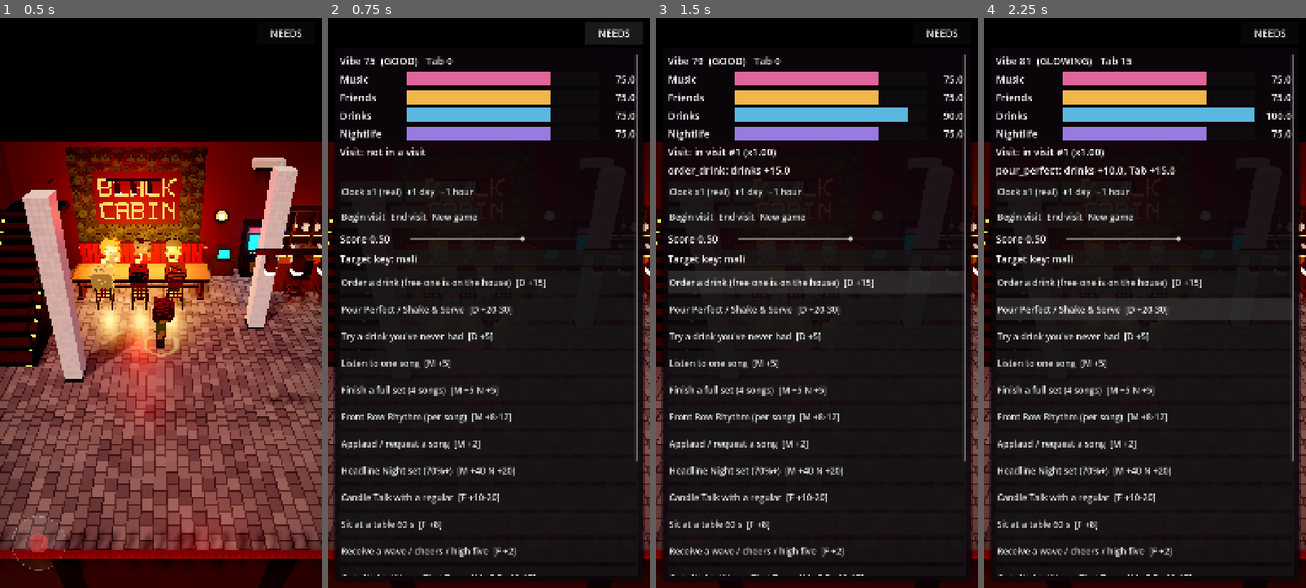
Above: before the commit, frames 1-4 (left to right).
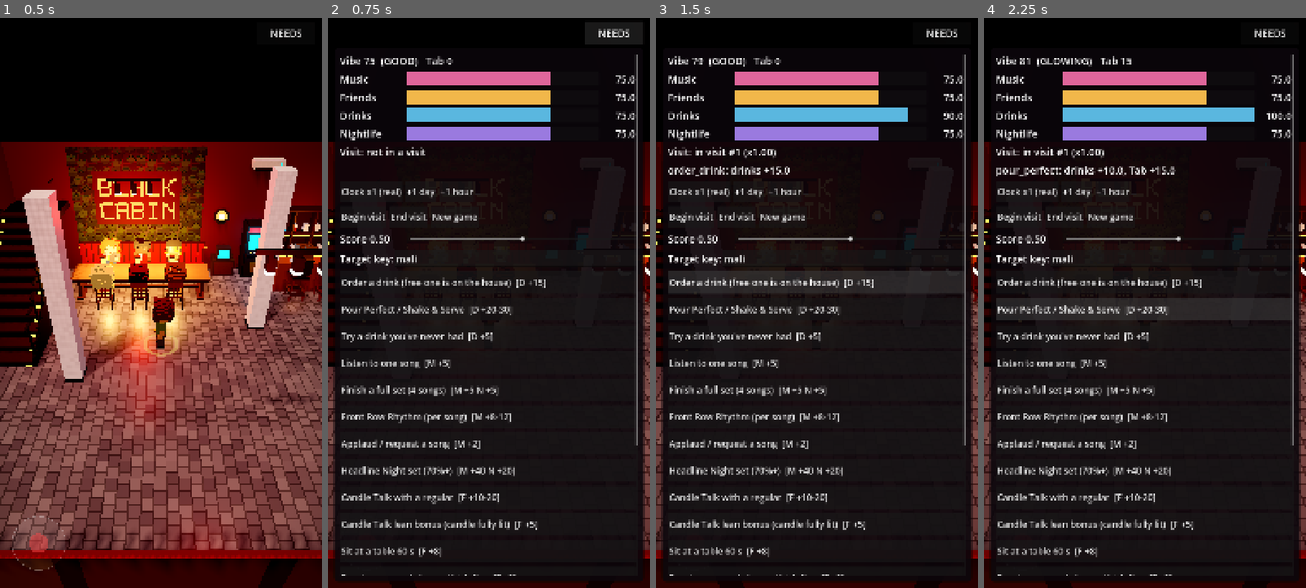
Above: after the commit, the same moments.

Repository: Talos91/bc-tamagotchi
Game: Godot game, scene res://scenes/main.tscn
Same seed, same stepped clock (60 frames per second), same inputs: the game is played once before the commit and once after it.
Inputs:
- Up to frame 1 (0.5 s): no input
- Up to frame 2 (0.75 s): click "NEEDS" at 0.5 s
- Up to frame 3 (1.5 s): click "Order a drink (free one is on…" at 1.25 s
- Up to frame 4 (2.25 s): click "Pour Perfect / Shake & Serve …" at 2 s

Frame 1 is identical in both runs. In frame 2, 1.0% of the frame differs, in the area x 4-97%, y 75-98%; in frame 3, 1.0%; in frame 4, 1.0%.

Commit message:
Rules: soft floor 0.3, Welcome Back replaces the daily multiplier, Candle Talk lean bonus (+5 Friends), tests
Co-Authored-By: Claude Sonnet 5.5 <noreply@anthropic.com>

Diff:
--- a/game/scripts/minigames/result_card.gd
+++ b/game/scripts/minigames/result_card.gd
@@ -15,6 +15,7 @@
 const BEST_KEY := "minigame_best"  # Needs.ext[BEST_KEY][game_id] = best points (0..100)
 const HEARTS_KEY := "hearts"  # Needs.ext[HEARTS_KEY][regular_id] = 0..MAX_HEARTS (DECISIONS: hearts 0-3)
 const MAX_HEARTS := 3
+const LEAN_ACTION := "candle_talk_lean"  # Rules.ACTIONS key for the extra.lean bonus
 const GAIN_EPSILON := 0.05
 
 var needs: Node
@@ -57,6 +58,13 @@
 	var applied := {"ok": false, "reason": "no_needs", "gains": {}, "tab": 0.0}
 	if n != null:
 		applied = n.apply_action(str(result.get("action_id", "")), float(result.get("score", 0.0)), str(result.get("key", "")))
+		# Candle Talk lean bonus (DECISIONS (k)): a fully lit candle also earns candle_talk_lean, shown as one gain.
+		if applied.get("ok", false) and bool(result.get("extra", {}).get("lean", false)):
+			var lean: Dictionary = n.apply_action(LEAN_ACTION, 1.0, str(result.get("key", "")))
+			if lean.get("ok", false):
+				for m in lean["gains"]:
+					applied["gains"][m] = float(applied["gains"].get(m, 0.0)) + float(lean["gains"][m])
+				applied["tab"] = float(applied.get("tab", 0.0)) + float(lean.get("tab", 0.0))
 	var total := 0.0
 	for m in applied.get("gains", {}):
 		total += float(applied["gains"][m])
--- a/game/scripts/needs.gd
+++ b/game/scripts/needs.gd
@@ -294,7 +294,7 @@
 		if cap_left <= 0.0:
 			return {"ok": false, "reason": "cap_reached", "gains": {}, "tab": 0.0}
 	var s := clampf(score, 0.0, 1.0)
-	var mult := current_daily_mult() * (Rules.WELCOME_BACK_GAIN_MULT if welcome_active() else 1.0)
+	var mult := Rules.gain_mult(maxi(visits_today, 1), welcome_active())
 	var gains := {}
 	var overflow := 0.0
 	var used := 0.0
--- a/game/scripts/rules.gd
+++ b/game/scripts/rules.gd
@@ -12,7 +12,7 @@
 
 const METER_MAX := 100.0  # §2.1 "float 0-100"
 const METER_MIN := 0.0
-const START_VALUE := 75.0  # not in GDD: a new character starts "Good" (Vibe 50-79) on day one
+const START_VALUE := 75.0  # GDD §2.1 (start value line); 06-stakes §2 assumes it ("meters 75", Gone at 21.0 days)
 
 ## Points lost per REAL hour (§2.1 table). Full to empty is 100 / rate: 7.6, 8.3, 6.0, 9.3 days.
 const DECAY_PER_HOUR := {
@@ -23,8 +23,9 @@
 }
 
 ## §2.1 soft floor: below SOFT_FLOOR_BELOW, decay is multiplied by SOFT_FLOOR_FACTOR.
+## Factor 0.3 (was 0.5): DECISIONS "Orchestrator calls after wave 2" (a), so the 6-9 day empty window in §2 holds.
 const SOFT_FLOOR_BELOW := 30.0
-const SOFT_FLOOR_FACTOR := 0.5
+const SOFT_FLOOR_FACTOR := 0.3
 
 ## §2.1 personality modifier: lowers one meter's decay by 10%.
 const PERSONALITY_DECAY_MULT := 0.9
@@ -76,7 +77,9 @@
 # --- Welcome Back (GDD §2.5) ---------------------------------------------------------------------
 const WELCOME_BACK_VIBE_BELOW := 25.0  # first visit after Vibe has been below 25...
 const WELCOME_BACK_AWAY_DAYS := 7.0  # ...or after 7+ days away
-const WELCOME_BACK_GAIN_MULT := 2.0  # all gains doubled
+## All gains doubled. REPLACES the daily visit multiplier while active, never stacks with it
+## (DECISIONS "Orchestrator calls after wave 2" (b)); see Needs.apply_action.
+const WELCOME_BACK_GAIN_MULT := 2.0
 const WELCOME_BACK_MINUTES := 15.0  # for 15 minutes
 
 # --- Notifications (GDD §2.6), consumed by a later session ---------------------------------------
@@ -97,6 +100,7 @@
 ## cap_per_visit: max base points of this action per visit ("Capped at +N per visit").
 ## once_per_visit: only the first call per visit counts ("First time ... each visit").
 ## daily_once: needs a key (e.g. the regular's id); one gain per key per day ("once per regular per day").
+## Source of each base value: GDD §2.3, except candle_talk_lean (DECISIONS (k); 03-cast §3.1).
 const ACTIONS := {
 	"order_drink": {"label": "Order a drink (free one is on the house)", "zone": "Bar", "gains": {"drinks": 15.0}},
 	"pour_perfect": {"label": "Pour Perfect / Shake & Serve", "zone": "Bar", "gains": {"drinks": [20.0, 30.0]}},
@@ -107,6 +111,9 @@
 	"applaud": {"label": "Applaud / request a song", "zone": "Stage", "gains": {"music": 2.0}, "cap_per_visit": 6.0},
 	"headline_set": {"label": "Headline Night set (70%+)", "zone": "Stage", "gains": {"music": 40.0, "nightlife": 20.0}},
 	"candle_talk": {"label": "Candle Talk with a regular", "zone": "Candle Floor", "gains": {"friends": [10.0, 20.0]}, "daily_once": true},
+	## Bonus on a good Candle Talk (result extra.lean, candle fully lit). The talk itself is already once per
+	## regular per day, so this fires at most as often. DECISIONS (k) approves +5; 03-cast §3.1 proposed it.
+	"candle_talk_lean": {"label": "Candle Talk lean bonus (candle fully lit)", "zone": "Candle Floor", "gains": {"friends": 5.0}},
 	"sit_with": {"label": "Sit at a table 60 s", "zone": "Any table", "gains": {"friends": 8.0}, "daily_once": true},
 	"social_verb": {"label": "Receive a wave / cheers / high five", "zone": "Any", "gains": {"friends": 2.0}, "cap_per_visit": 10.0},
 	"quiz_night": {"label": "Quiz Night / Name That Tune", "zone": "Long Table", "gains": {"music": 5.0, "friends": [10.0, 15.0]}},
@@ -134,6 +141,11 @@
 	return r
 
 
+## Gain multiplier for an action: Welcome Back x2 replaces the daily visit multiplier, never stacks (DECISIONS (b)).
+static func gain_mult(visit_number: int, welcome: bool) -> float:
+	return WELCOME_BACK_GAIN_MULT if welcome else daily_mult(visit_number)
+
+
 ## Daily visit multiplier for the n-th visit (1-based) of a day (§2.4).
 static func daily_mult(visit_number: int) -> float:
 	return DAILY_VISIT_MULT[clampi(visit_number - 1, 0, DAILY_VISIT_MULT.size() - 1)]
--- a/game/tests/test_minigames.gd
+++ b/game/tests/test_minigames.gd
@@ -469,6 +469,26 @@
 	card3.free()
 	n3.free()
 
+	# Lean bonus: extra.lean adds candle_talk_lean (+5 Friends) on top of the talk, and only then.
+	var n5 := fresh_needs()
+	n5.meters["friends"] = 30.0
+	var card5: Control = CardScript.new()
+	card5.needs = n5
+	var plain := {"game_id": "candle_talk", "action_id": "candle_talk", "key": "tong", "score": 1.0, "points": 100, "tier": 2, "extra": {"regular": "tong", "lean": false}}
+	var p1: Dictionary = card5.apply(plain)
+	check(absf(p1["gains"]["friends"] - 20.0) < 1e-6, "no lean flag: Friends +20 only (%s)" % [p1["gains"]])
+	var leaned := plain.duplicate(true)
+	leaned["key"] = "ploy"
+	leaned["extra"] = {"regular": "ploy", "lean": true}
+	var l1: Dictionary = card5.apply(leaned)
+	# Same visit: visit points 20 -> talk +20 lands in full (to 40), lean +5 lands at 50% (tier 2) = 22.5.
+	check(absf(l1["gains"]["friends"] - 22.5) < 1e-6, "lean flag: talk 20 + bonus 2.5 after diminishing (%s)" % [l1["gains"]])
+	check(absf(n5.meters["friends"] - (30.0 + p1["gains"]["friends"] + l1["gains"]["friends"])) < 1e-6, "shown gain equals what Needs applied")
+	var l2: Dictionary = card5.apply(leaned)
+	check(not l2["ok"], "lean cannot be farmed: same regular again earns nothing")
+	card5.free()
+	n5.free()
+
 	# Unknown action: no crash, no gain.
 	var n4 := fresh_needs()
 	var card4: Control = CardScript.new()
--- a/game/tests/test_needs.gd
+++ b/game/tests/test_needs.gd
@@ -27,6 +27,9 @@
 	test_vibe_states()
 	test_save_roundtrip()
 	test_welcome_back()
+	test_welcome_back_replaces_daily()
+	test_candle_talk_lean()
+	test_start_value()
 	test_debug_clock()
 	print("")
 	print("%d checks, %d failed" % [checks, failures])
@@ -90,9 +93,18 @@
 		var lost: float = Rules.DECAY_PER_HOUR[m] * 168.0
 		check(near(lost, gdd_week[m], 1.0), "%s weekly decay %.1f vs GDD %.0f" % [m, lost, gdd_week[m]])
 	check(Rules.DECAY_PER_HOUR["drinks"] * 168.0 > 100.0, "drinks should bottom out within a week")
-	# Soft floor: halved below 30
-	check(near(NeedsScript.decay_value(30.0, 10.0, 1.0), 25.0, 0.001), "soft floor halves decay below 30")
-	check(near(NeedsScript.decay_value(35.0, 10.0, 1.0), 35.0 - 5.0 - 2.5, 0.001), "decay crossing 30 is split")
+	# Soft floor: x0.3 below 30 (DECISIONS: Orchestrator calls after wave 2, (a))
+	check(Rules.SOFT_FLOOR_FACTOR == 0.3, "soft floor factor is 0.3")
+	check(near(NeedsScript.decay_value(30.0, 10.0, 1.0), 27.0, 0.001), "soft floor cuts decay to 30% below 30")
+	check(near(NeedsScript.decay_value(35.0, 10.0, 1.0), 35.0 - 5.0 - 1.5, 0.001), "decay crossing 30 is split")
+	# The floor keeps the empty window in the GDD's 6-9 day band even for the fastest meter: Drinks 100 -> 0.
+	var h := 0.0
+	var dv := 100.0
+	while dv > 0.0 and h < 24.0 * 40.0:
+		dv = NeedsScript.decay_value(dv, 1.0, Rules.DECAY_PER_HOUR["drinks"], true)
+		h += 1.0
+	print("  drinks 100 -> 0 with the soft floor: %.1f days" % (h / 24.0))
+	check(h / 24.0 > 6.0 and h / 24.0 < 16.0, "drinks empties in a bounded window with the floor (%.1f days)" % (h / 24.0))
 	check(NeedsScript.decay_value(1.0, 1000.0, 1.0) == 0.0, "meters never go below 0")
 	# Personality modifier: -10% on one meter
 	check(near(Rules.decay_rate("nightlife", "night_owl"), 0.45 * 0.9, 1e-6), "night_owl lowers nightlife decay 10%")
@@ -315,6 +327,47 @@
 	f.free()
 
 
+func test_welcome_back_replaces_daily() -> void:
+	print("[welcome back] x2 replaces the daily multiplier, never stacks (DECISIONS (b))")
+	check(Rules.gain_mult(1, true) == 2.0 and Rules.gain_mult(2, true) == 2.0 and Rules.gain_mult(3, true) == 2.0, "Welcome Back is x2 on any visit number")
+	check(Rules.gain_mult(2, false) == 0.75 and Rules.gain_mult(1, false) == 1.0, "without it the daily ladder applies")
+	var n := fresh()
+	set_all(n, 50.0)
+	n.apply_action("listen_song")
+	n.end_visit()  # visit 1 of the day, no welcome
+	n.time_override += 60.0
+	set_all(n, 10.0)  # Vibe below 25 ...
+	n.debug_advance(0.0)
+	n.homebody_flag = true  # ... so the second visit of the day is a Welcome Back
+	n.begin_visit()
+	check(n.welcome_active() and n.visits_today == 2, "second visit of the day is a Welcome Back")
+	set_all(n, 40.0)
+	var g: float = n.apply_action("order_drink")["gains"]["drinks"]
+	check(near(g, 30.0, 1e-6), "15-pt drink on visit 2 during Welcome Back = 30, not 22.5 (%.2f)" % g)
+	n.free()
+
+
+func test_candle_talk_lean() -> void:
+	print("[candle talk lean] +5 Friends action approved in DECISIONS (k)")
+	var def: Dictionary = Rules.ACTIONS.get("candle_talk_lean", {})
+	check(not def.is_empty() and def["gains"] == {"friends": 5.0}, "candle_talk_lean exists and is +5 Friends")
+	var n := fresh()
+	set_all(n, 40.0)
+	var r: Dictionary = n.apply_action("candle_talk_lean", 1.0, "tong")
+	check(r["ok"] and near(r["gains"]["friends"], 5.0, 1e-6), "lean bonus gives +5 Friends")
+	check(near(n.meters["friends"], 45.0, 1e-6) and near(n.meters["music"], 40.0, 1e-6), "only Friends moves")
+	n.free()
+
+
+func test_start_value() -> void:
+	print("[start value] new character starts at 75 on every meter (GDD §2.1)")
+	var n := fresh()
+	for m in Rules.METERS:
+		check(near(n.meters[m], 75.0, 1e-6), "%s starts at 75" % m)
+	check(Rules.vibe_state(n.vibe()) == Rules.VIBE_GOOD, "a new character is Good")
+	n.free()
+
+
 func test_debug_clock() -> void:
 	print("[debug clock] 1 real minute = 1 game hour, switchable at runtime")
 	var n := fresh()
